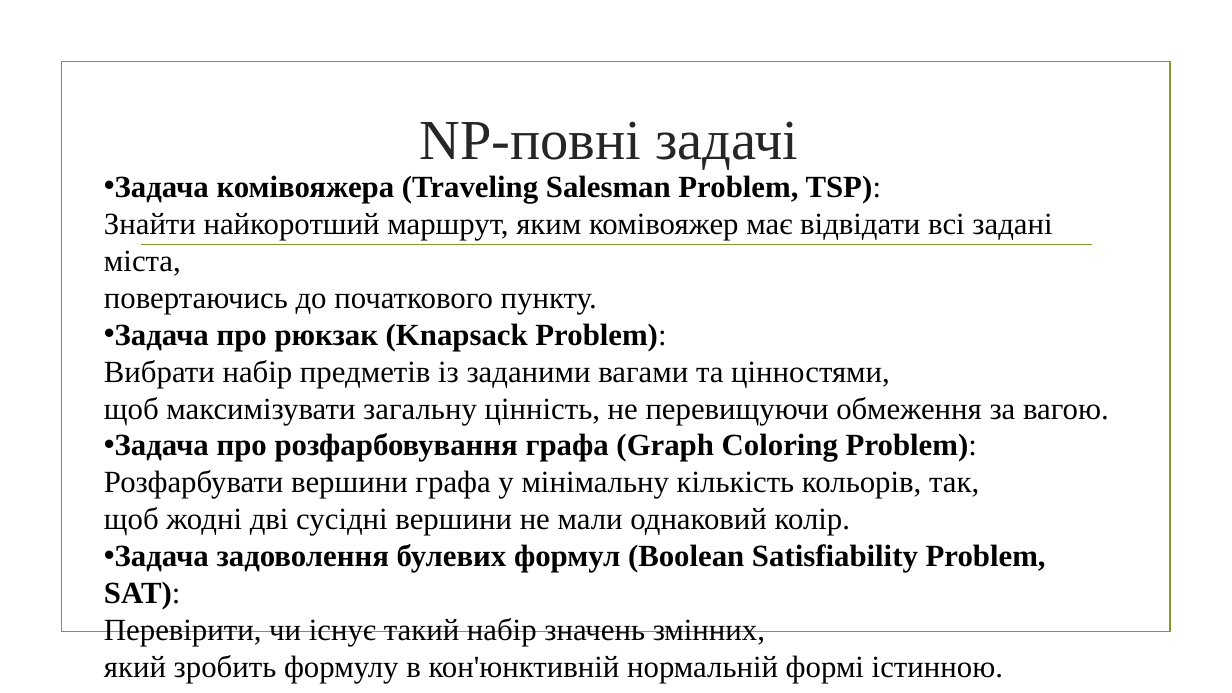
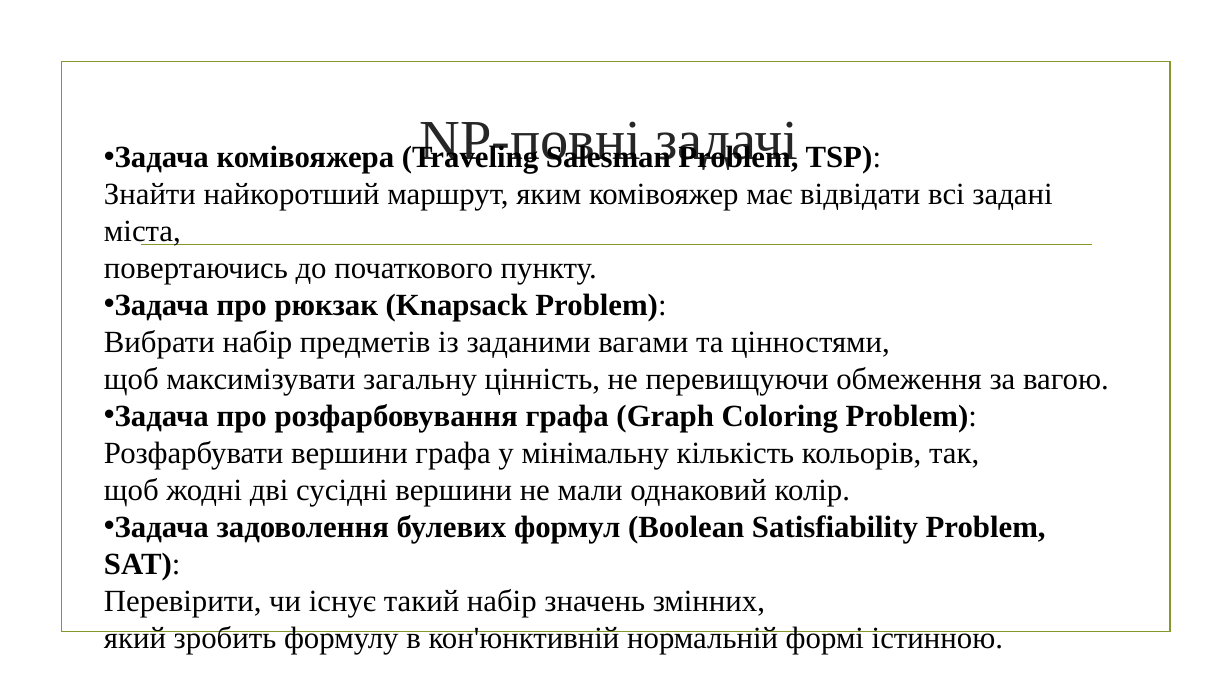
Before and after one commit to mecchmatProjects/Facultative, a slide deck: slide 20 of Lect2.pptx. Drawn at 1232x693 pixels with LibreOffice and Linux fonts; fonts in the diff are those of the drawing; background and template pictures are left out. Boxes give left, top, right and bottom in pixels: in the first picture for what was removed or moved away, otherwise in the second. Text is boxed around its words. In the diff, an @@ line names an element or a change of style, - is before the commit and + after.

```diff
--- a/Lect2.pptx
+++ b/Lect2.pptx
@@ text "Задача комівояжера (Traveling Salesman Problem, ...": place and size @@
-text "Задача комівояжера (Traveling Salesman Problem, ..." at [104, 213, 1109, 683]
+text "Задача комівояжера (Traveling Salesman Problem, ..." at [104, 183, 1109, 654]
```
Also in this commit, not shown: 5 other slides changed, 15 other files.
